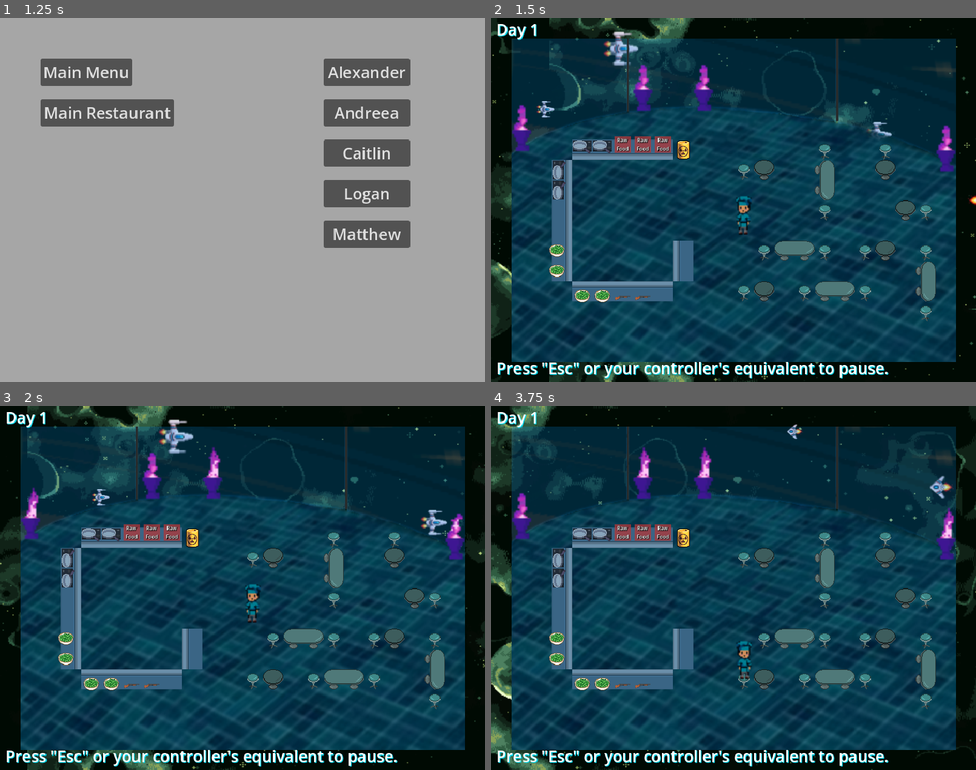
Above: before the commit, frames 1-4 (two rows, left to right).
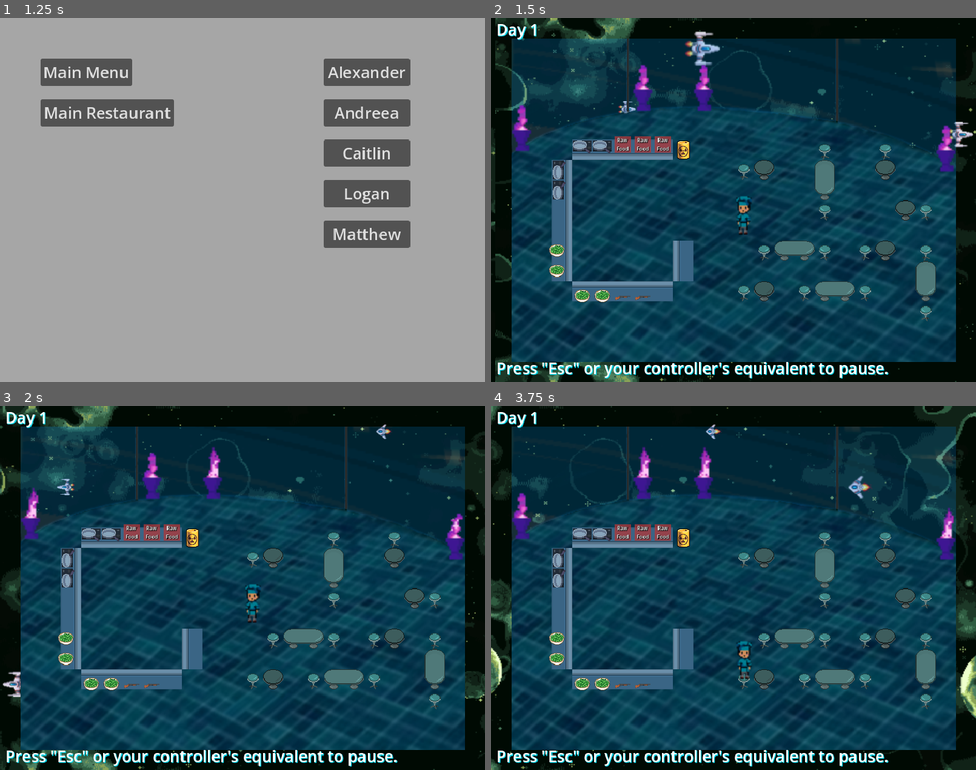
Above: after the commit, the same moments.

Repository: Alexander-Worley/Outer-Plates
Game: Godot game, scene res://Scenes/MainMenu/mainMenu.tscn
Two runs of this game, one before a commit and one after it. Both use one fixed random seed, a clock stepped at 60 frames per second and the inputs below.
Inputs (mouse positions are in pixels of both pictures, inside the frame that each line leads up to):
- Up to frame 1 (1.25 s): click (242, 261) at 0.5 s
- Up to frame 2 (1.5 s): click "Main Restaurant" at 1.25 s
- Up to frame 3 (2 s): no input
- Up to frame 4 (3.75 s): hold Right (face_right) 2.03-2.78 s; hold Q (interact) 2.03-2.78 s; hold S (down) 2.78-3.53 s; tap E (pickup) at 2.85 s; hold Right (face_right) from 3.53 s (still down); hold Q (interact) from 3.53 s (still down)

Frame 1 is identical in both runs. In frame 2, 7.2% of the frame differs, in the area x 0-100%, y 0-100%; in frame 3, 6.5%; in frame 4, 6.3%.

Commit message:
Updated vertical oval textures in main restaurant

Diff:
--- a/Scenes/Restaurant/restaurant.tscn
+++ b/Scenes/Restaurant/restaurant.tscn
@@ -7,6 +7,7 @@
 [ext_resource type="Texture2D" uid="uid://g6sa6xxkg7q4" path="res://Assets/Environment/Ambiance/chair.png" id="4_uo0mj"]
 [ext_resource type="PackedScene" uid="uid://ede2frngbs0e" path="res://Scenes/Restaurant/Stove/stove.tscn" id="4_x3u6a"]
 [ext_resource type="Texture2D" uid="uid://w6mky47wi66h" path="res://Assets/Interactables/PlainSurfaces/square-counter.png" id="5_rtq4x"]
+[ext_resource type="Texture2D" uid="uid://ddyrqc8ufdbi6" path="res://Assets/Interactables/PlainSurfaces/vertical-oval-table.png" id="6_ajke4"]
 [ext_resource type="PackedScene" uid="uid://dtdmt8ydsnyci" path="res://Scenes/Restaurant/TestItems/testFoodForStove.tscn" id="6_uutht"]
 [ext_resource type="Texture2D" uid="uid://cuawvf5dcoirc" path="res://Assets/Interactables/PlainSurfaces/oval-table.png" id="7_4r5b2"]
 [ext_resource type="PackedScene" uid="uid://r0sqnmyx2q5r" path="res://Scenes/Restaurant/TestItems/testWeapon.tscn" id="9_3ncmo"]
@@ -19,7 +20,7 @@
 [node name="Environment" type="Node2D" parent="."]
 
 [node name="Background" parent="Environment" instance=ExtResource("1_t7iru")]
-scroll_offset = Vector2(-1.05282e+06, 0)
+scroll_offset = Vector2(-1.05521e+06, 0)
 Planet = "Green Planet"
 
 [node name="Day 1" type="Label" parent="Environment/Background"]
@@ -147,15 +148,13 @@
 
 [node name="Table7" parent="Surfaces/Tables" instance=ExtResource("4_jgfwf")]
 position = Vector2(688, 416)
-direction = 1
 height = 2
-texture = ExtResource("7_4r5b2")
+texture = ExtResource("6_ajke4")
 
 [node name="Table8" parent="Surfaces/Tables" instance=ExtResource("4_jgfwf")]
 position = Vector2(528, 256)
-direction = 1
 height = 2
-texture = ExtResource("7_4r5b2")
+texture = ExtResource("6_ajke4")
 
 [node name="Counters" type="Node2D" parent="Surfaces"]
 
Not shown: 1 places in Scenes/Restaurant/restaurant.tscn that only renumber resources
